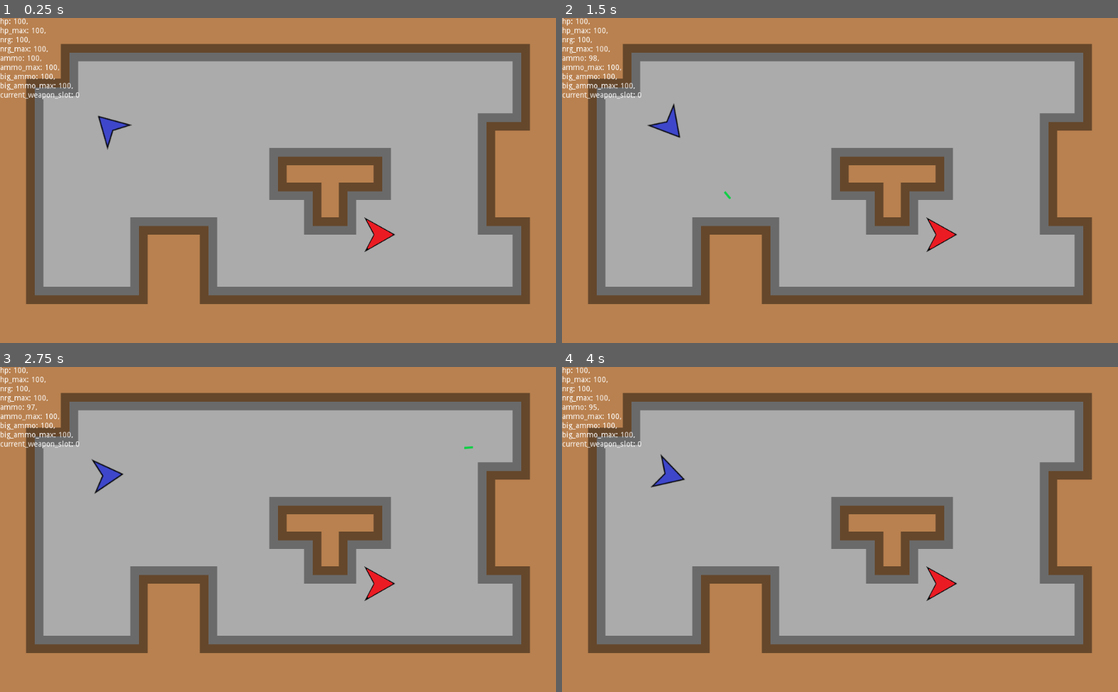
Above: before the commit, frames 1-4 (two rows, left to right).
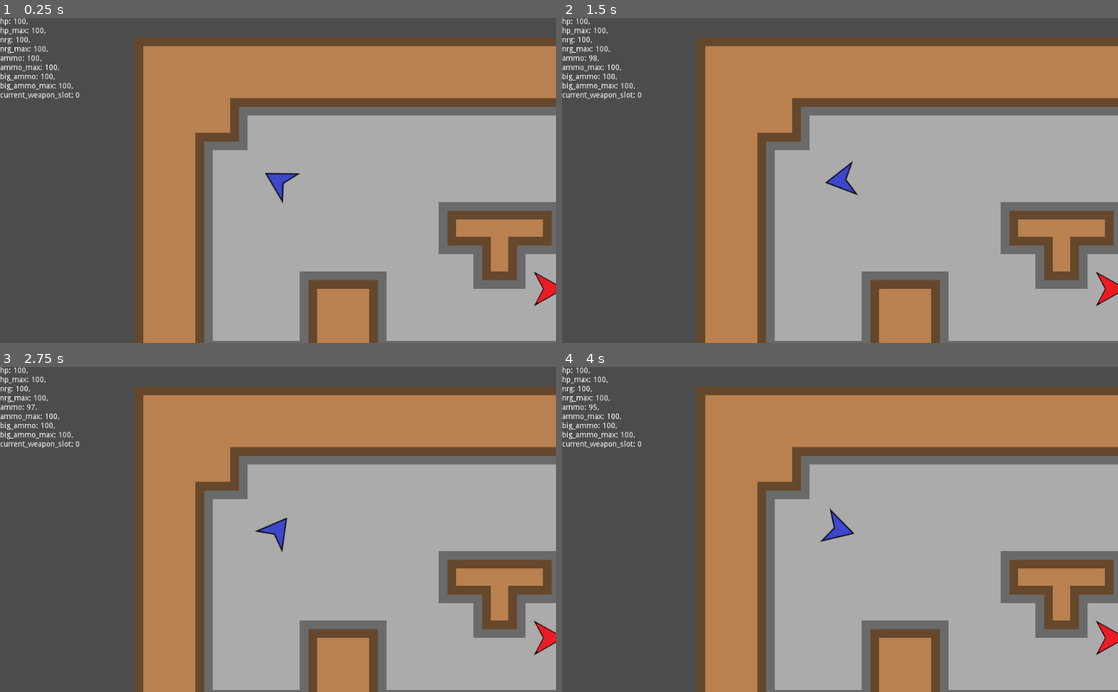
Above: after the commit, the same moments.

Repository: afkpuezo/blinkshooter
Game: Godot game, scene res://scenes/demos/demo.tscn
Two runs of this game, one before a commit and one after it. Both use one fixed random seed, a clock stepped at 60 frames per second and the inputs below.
Inputs (mouse positions are in pixels of both pictures, inside the frame that each line leads up to):
- Up to frame 1 (0.25 s): no input
- Up to frame 2 (1.5 s): tap Enter at 0.5 s; move the mouse to (962, 164) at 0.52 s; click (962, 164) at 0.6 s; tap Space at 1.25 s; move the mouse to (728, 196) at 1.27 s; click (728, 196) at 1.35 s
- Up to frame 3 (2.75 s): tap Enter at 2 s; move the mouse to (333, 458) at 2.02 s; click (333, 458) at 2.1 s
- Up to frame 4 (4 s): move the mouse to (812, 594) at 2.77 s; click (812, 594) at 2.85 s; tap Space at 3.5 s; move the mouse to (1006, 578) at 3.52 s; click (1006, 578) at 3.6 s

The runs differ from the first frame. In frame 1, 76% of the frame differs, in the area x 0-100%, y 0-100%; in frame 2, 76%; in frame 3, 76%; in frame 4, 76%.

Commit message:
remove old debug lines

Diff:
--- a/scenes/demos/demo.tscn
+++ b/scenes/demos/demo.tscn
@@ -36,6 +36,10 @@
 
 [node name="BigGun" parent="Player/WeaponBar" index="1" instance=ExtResource( 2 )]
 
+[node name="Camera2D" type="Camera2D" parent="Player"]
+current = true
+process_mode = 0
+
 [node name="Enemy" parent="." instance=ExtResource( 9 )]
 position = Vector2( 700, 400 )
 
--- a/scenes/units/enemy/player_detection.gd
+++ b/scenes/units/enemy/player_detection.gd
@@ -22,7 +22,7 @@
 ## configures components based on export vars
 func _ready() -> void:
 	rays_arr = _make_rays(num_rays, max_ray_deg)
-	print("DEBUG: PlayerDetection._ready(): how many rays?: %d" % rays_arr.size())
+	#print("DEBUG: PlayerDetection._ready(): how many rays?: %d" % rays_arr.size())
 	for ray in rays_arr:
 		rays_node.add_child(ray)
 	num_ray_hits_required = min(num_ray_hits_required, num_rays)
@@ -47,7 +47,7 @@
 		var ray: RayCast2D = RayCast2D.new()
 		ray.cast_to = Vector2(detection_range, 0)
 		var ray_rads = start_angle + (step_per_ray * n)
-		print("DEBUG: PlayerDetection._ready(): creating ray #%d with rotation %f" % [n, rad2deg(ray_rads)])
+		#print("DEBUG: PlayerDetection._ready(): creating ray #%d with rotation %f" % [n, rad2deg(ray_rads)])
 		ray.rotate(ray_rads)
 		ray.enabled = true
 		ray.collision_mask = 0b11 # wall and player
